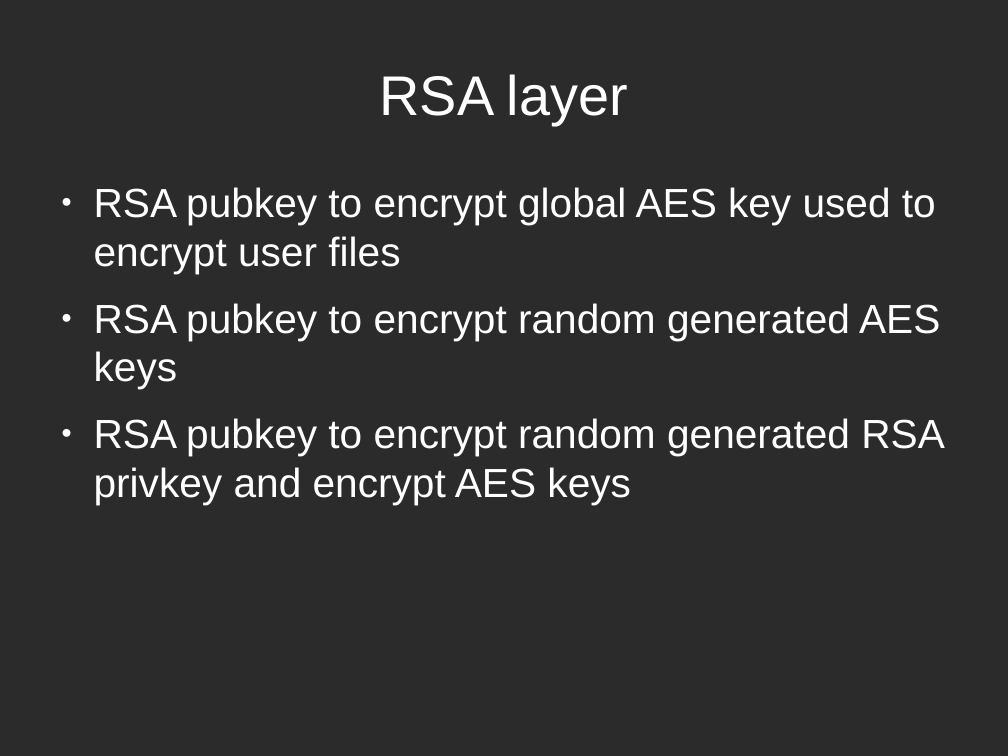
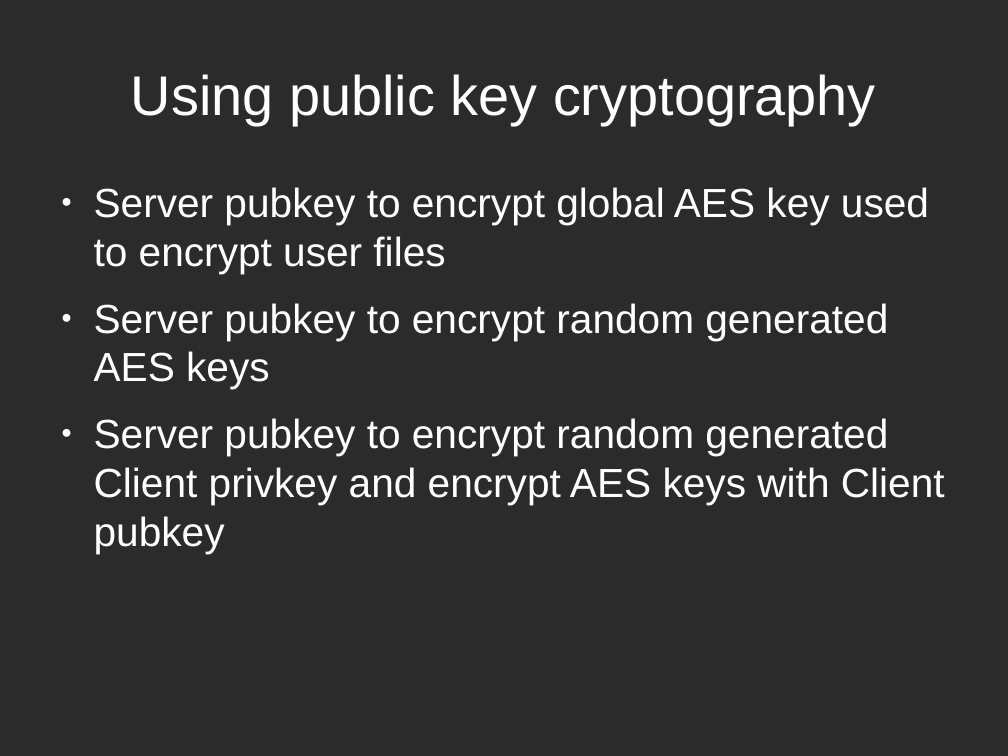
Before and after one commit to tarcisio-marinho/GonnaCry, a slide deck: slide 4 of Python/talk/na_beira_do_rio.odp. Drawn at 1008x756 pixels with LibreOffice and Linux fonts; fonts in the diff are those of the drawing; background and template pictures are left out; a plain dark background stands for a picture behind light text. Boxes give left, top, right and bottom in pixels: in the first picture for what was removed or moved away, otherwise in the second. Text is boxed around its words. In the diff, an @@ line names an element or a change of style, - is before the commit and + after.

Commit message:
update slide

```diff
--- a/Python/talk/na_beira_do_rio.odp
+++ b/Python/talk/na_beira_do_rio.odp
@@ title at box(131, 74, 876, 125): text changed @@
-RSA layer
+Using public key cryptography
@@ text at box(94, 187, 945, 553): text changed @@
-● RSA pubkey to encrypt global AES key used to encrypt user files
-● RSA pubkey to encrypt random generated AES keys
-● RSA pubkey to encrypt random generated RSA privkey and encrypt AES keys
+● Server pubkey to encrypt global AES key used to encrypt user files
+● Server pubkey to encrypt random generated AES keys
+● Server pubkey to encrypt random generated Client privkey and encrypt AES keys with Client pubkey
```
Also in this commit, not shown: 1 other slide changed, 1 slide added.
